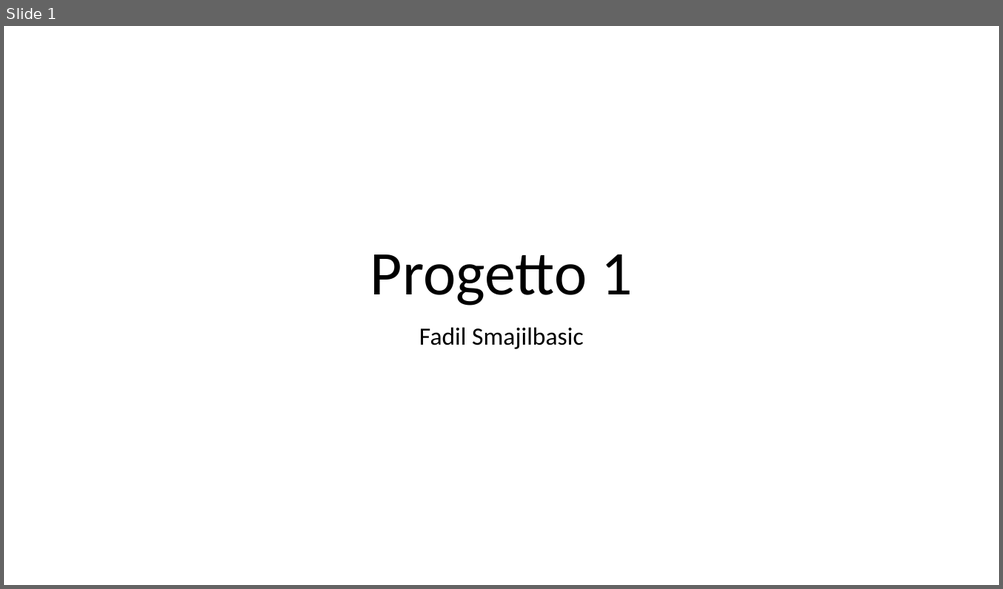
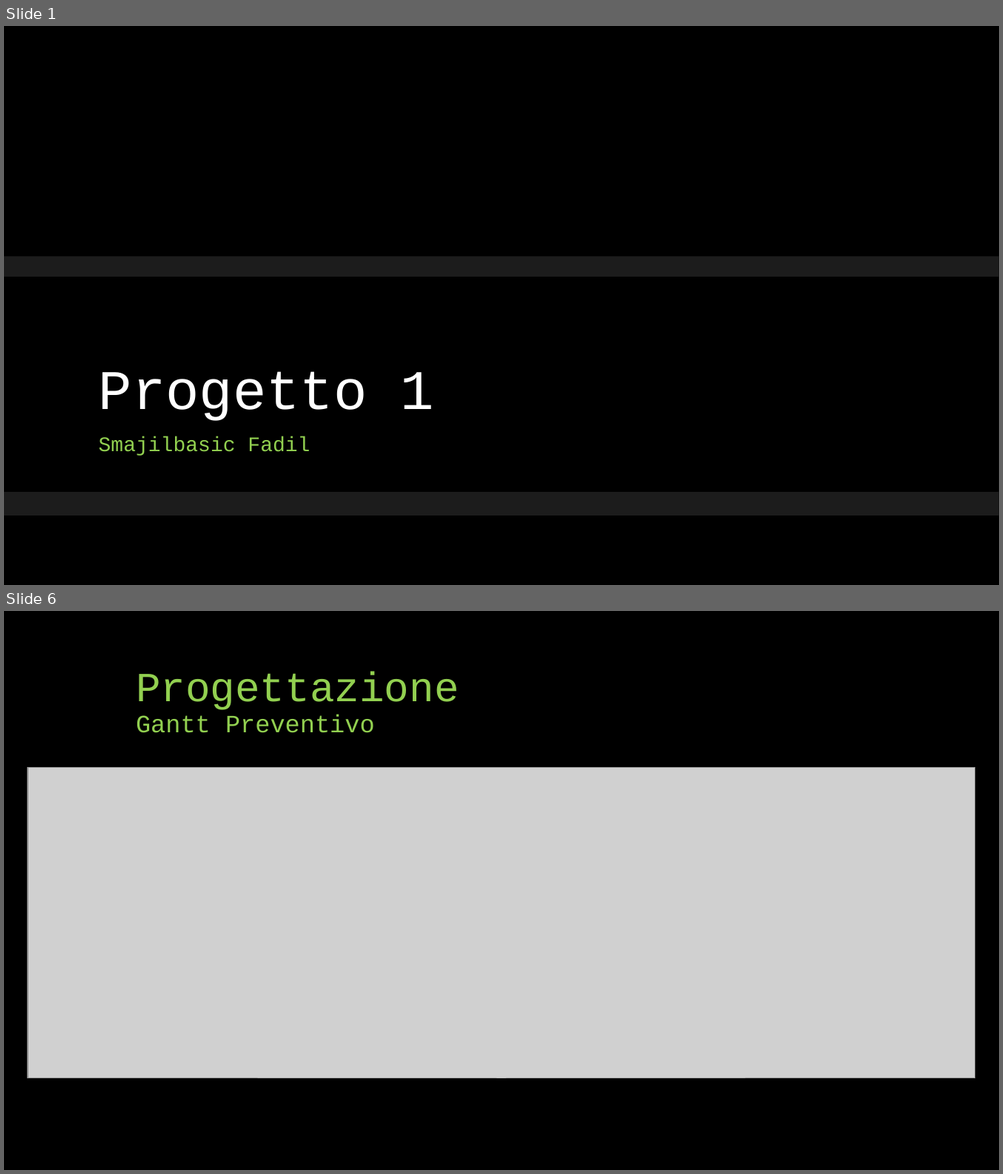
Before and after one commit to FadilSmajilbasic/Progetto1, a slide deck: Documentazione/Presentazione.pptx. Shown one above the other, each under a label of ours: slide 1 before the commit, slides 1 and 6 after it; the slides between them are not shown. The pictures are 1003x589 and 1003x1174 pixels, drawn with LibreOffice and Linux fonts; fonts in the diff are those of the drawing; grey boxes stand for pictures; background and template pictures are left out. Boxes give left, top, right and bottom in pixels: in the first picture for what was removed or moved away, otherwise in the second. Text is boxed around its words. In the diff, an @@ line names an element or a change of style, - is before the commit and + after.

```diff
--- a/Documentazione/Presentazione.pptx
+++ b/Documentazione/Presentazione.pptx
@@ slide 6 added at [4,611,999,1170], background #000000 @@
@@ title added at [136,672,459,733], 24 pt, text #92D050 @@
+Progettazione
+Gantt Preventivo
@@ picture added at [28,768,976,1079] @@
@@ slide 1 changed as well @@
@@ background #FFFFFF to picture (left out) @@
@@ rectangle added at [4,257,999,516], fill #262626 at 75% opacity @@
@@ rectangle added at [4,277,999,492], fill #000000 @@
@@ title "Progetto 1": place and size @@
-title "Progetto 1" at [370,255,632,306]
+title "Progetto 1" at [99,372,434,421]
@@ title "Progetto 1" at [99,372,434,421]: size 60 to 54 pt, font Calibri to Courier New, text colour #000000 to #FFFFFF; alignment centre to left; line spacing 0.9 to 0.8 @@
@@ subtitle at [99,437,310,456]: text changed; size 24 to 20 pt; font Calibri to Courier New; text colour #000000 to #92D050 @@
-Fadil Smajilbasic
+Smajilbasic Fadil
```
Also in this commit, not shown: 8 other slides added, 1 slide removed, 6 other files.
